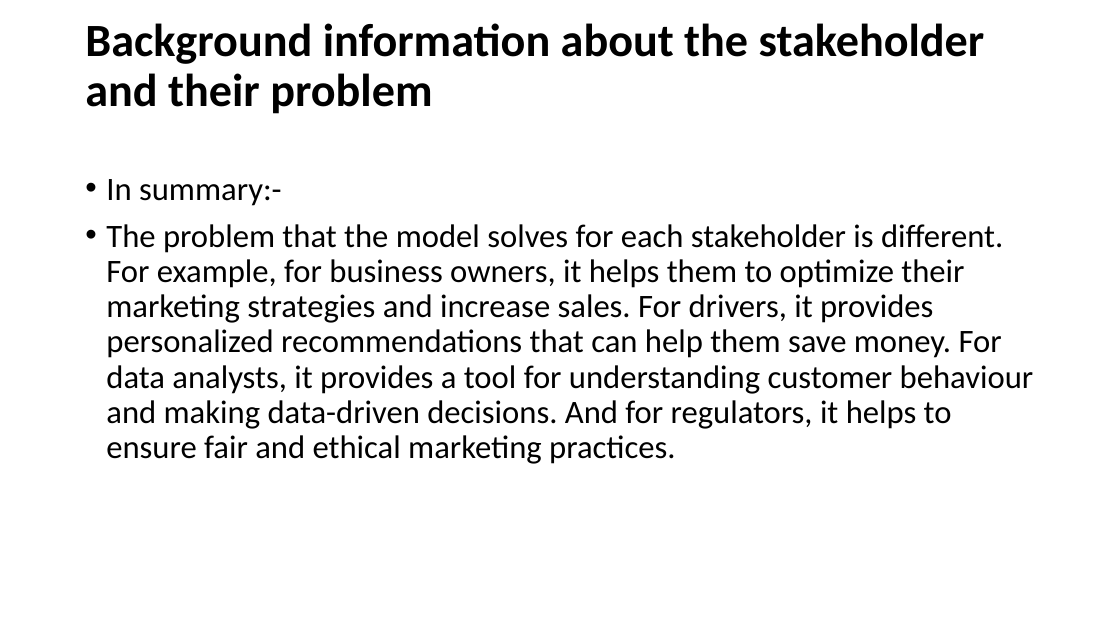
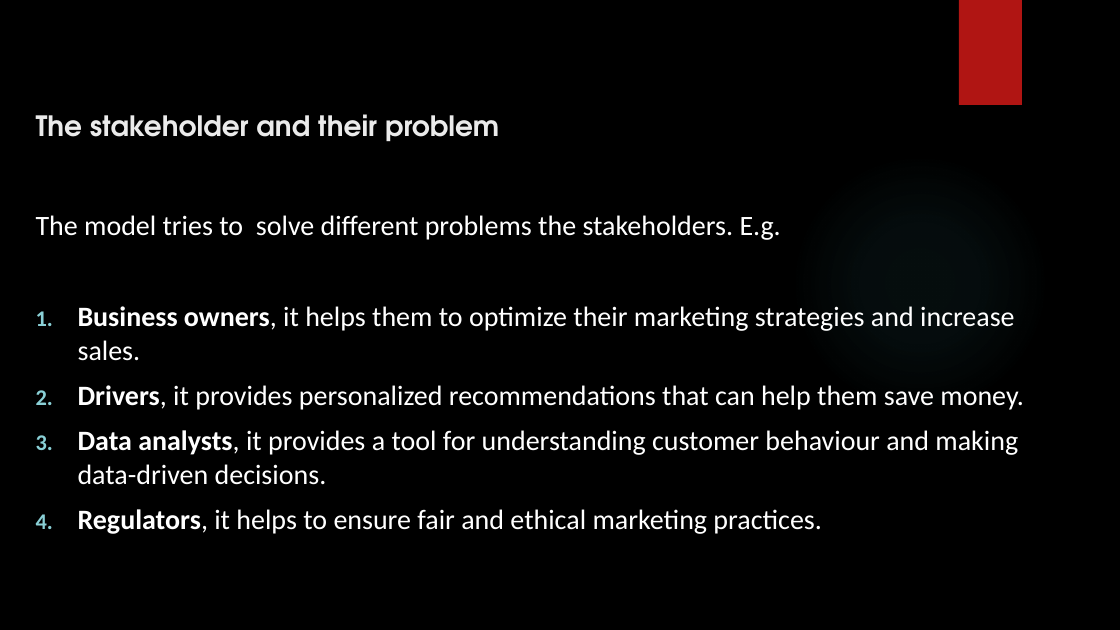
Before and after one commit to Oruka01/Coupon-recommendation-predictions, a slide deck: slide 2 of Presentation/Presentation slide.pptx (slide 3 before the commit). Drawn at 1120x630 pixels with LibreOffice and Linux fonts; fonts in the diff are those of the drawing; background and template pictures are left out. Boxes give left, top, right and bottom in pixels: in the first picture for what was removed or moved away, otherwise in the second. Text is boxed around its words. In the diff, an @@ line names an element or a change of style, - is before the commit and + after.

```diff
--- a/Presentation/Presentation slide.pptx
+++ b/Presentation/Presentation slide.pptx
@@ background #FFFFFF to picture (left out) @@
@@ rectangle added at [959, 0, 1022, 105], fill #B01513 @@
@@ title "The stakeholder and their problem" at [36, 114, 499, 142]: vertical alignment middle to bottom @@
@@ title at [36, 114, 499, 142]: text changed; size 39.6 to 24 pt; font Calibri to TeX Gyre Adventor; text colour #000000 to #EBEBEB @@
-Background information about the stakeholder and their problem
+The stakeholder and their problem
@@ ellipse added at [791, 154, 1049, 413], fill gradient #50B9C1 @@
@@ text "The model tries to solve ..." at [36, 215, 1023, 534]: vertical alignment top to middle @@
@@ text at [36, 215, 1023, 534]: text changed; size 28 to 24 pt; text colour #000000 to #FFFFFF @@
-• In summary:-
-• The problem that the model solves for each stakeholder is different. For example, for business owners, it helps them to optimize their marketing strategies and increase sales. For drivers, it provides personalized recommendations that can help them save money. For data analysts, it provides a tool for understanding customer behaviour and making data-driven decisions. And for regulators, it helps to ensure fair and ethical marketing practices.
+The model tries to solve different problems the stakeholders. E.g.
+1. Business owners, it helps them to optimize their marketing strategies and increase sales.
+2. Drivers, it provides personalized recommendations that can help them save money.
+3. Data analysts, it provides a tool for understanding customer behaviour and making data-driven decisions.
+4. Regulators, it helps to ensure fair and ethical marketing practices.
```
Also in this commit, not shown: 8 other slides changed, 4 slides added, 5 slides removed.
